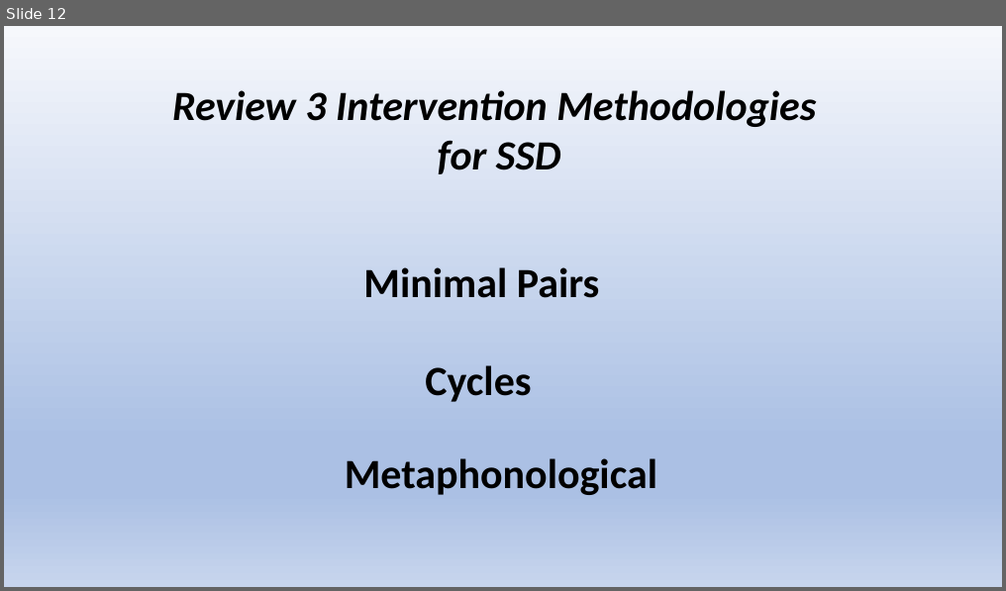
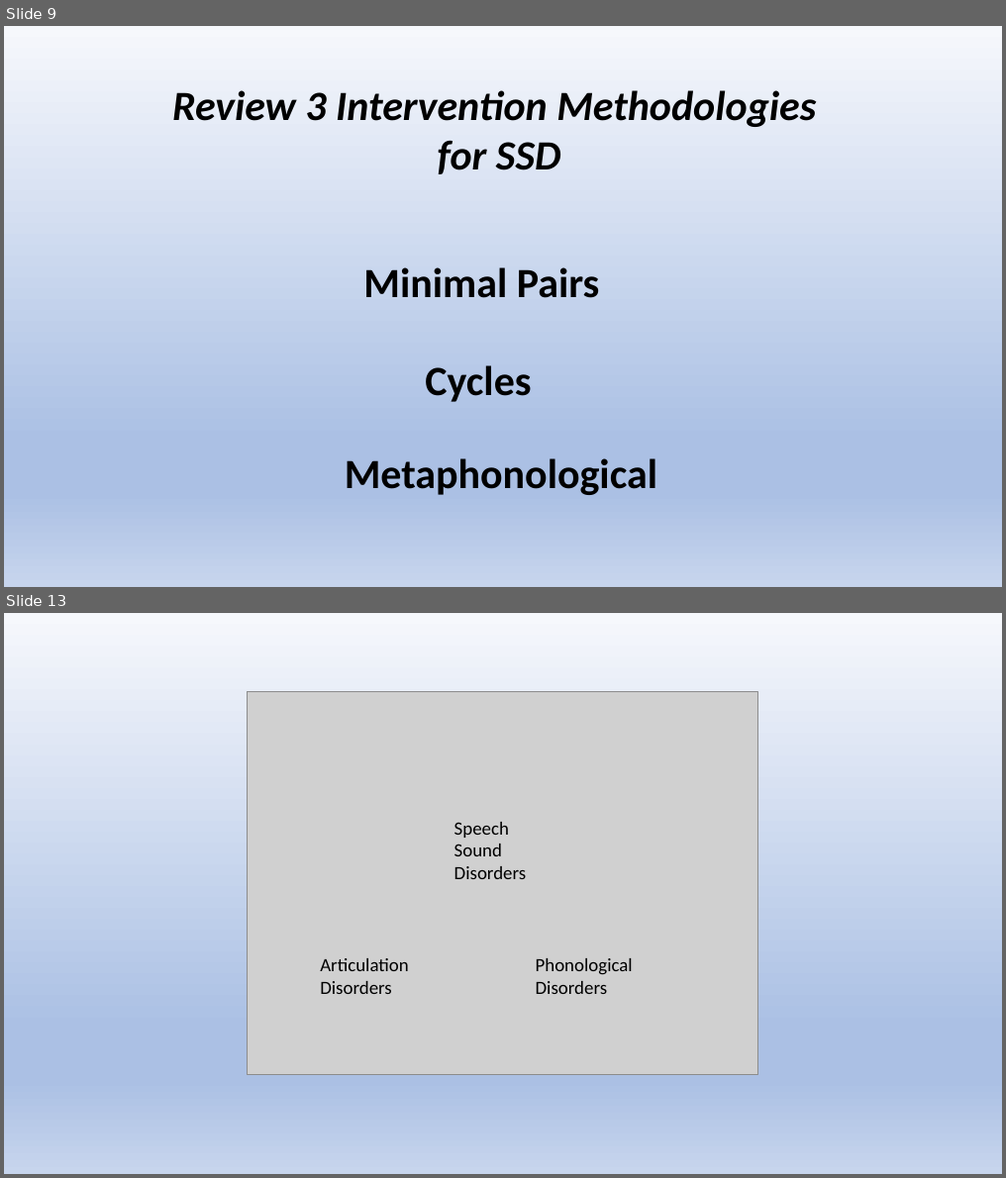
Before and after one commit to Jim-Wright90/cds431_sp22, a slide deck: slides/cds431_week2_1.pptx. Shown one above the other, each under a label of ours: slide 12 before the commit, slides 9 and 13 after it; the slides between them are not shown. The pictures are 1006x591 and 1006x1178 pixels, drawn with LibreOffice and Linux fonts; fonts in the diff are those of the drawing; grey boxes stand for pictures. Boxes give left, top, right and bottom in pixels: in the first picture for what was removed or moved away, otherwise in the second. Text is boxed around its words. In the diff, an @@ line names an element or a change of style, - is before the commit and + after.

```diff
--- a/slides/cds431_week2_1.pptx
+++ b/slides/cds431_week2_1.pptx
@@ slide 13 added at box(4, 613, 1002, 1174), background gradient #F6F8FC to #ABC0E4 to #C7D5ED @@
@@ picture added at box(248, 692, 757, 1075) @@
@@ text added at box(454, 822, 527, 879), 18 pt, text #000000 @@
+Speech Sound Disorders
@@ text added at box(320, 959, 409, 994), 18 pt, text #000000 @@
+Articulation Disorders
@@ text added at box(536, 959, 633, 994), 18 pt, text #000000 @@
+Phonological Disorders
@@ what was slide 12 is now slide 9 @@
```
Also in this commit, not shown: 25 other slides added, 3 slides removed, 3 other files.
